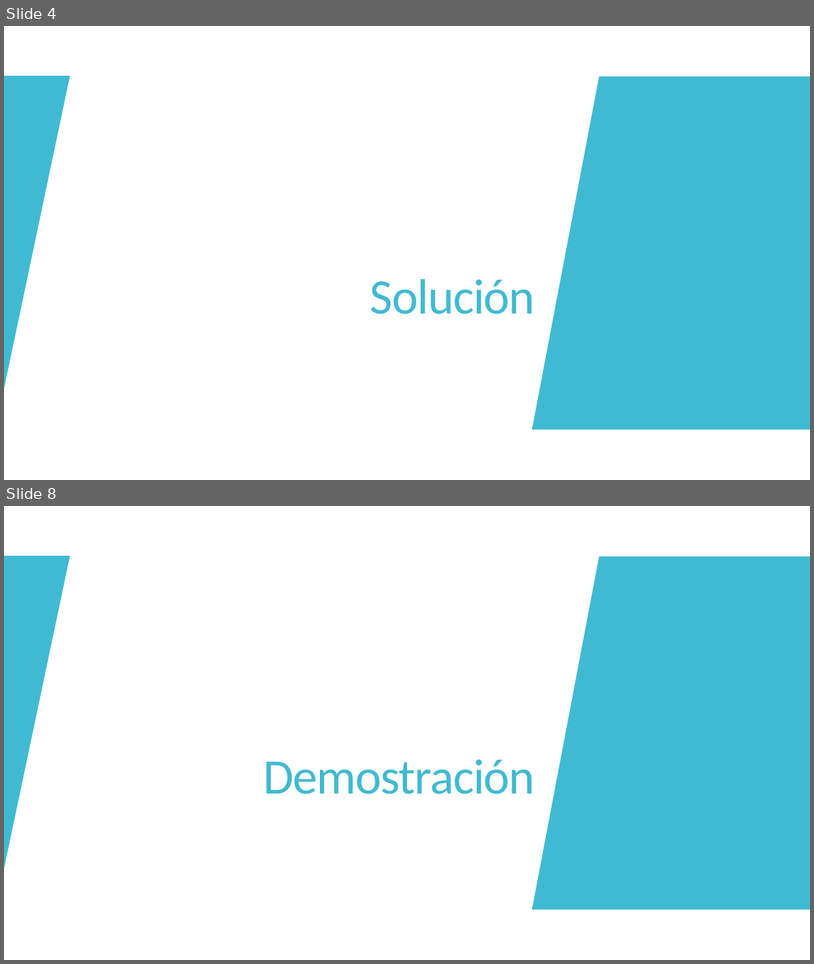
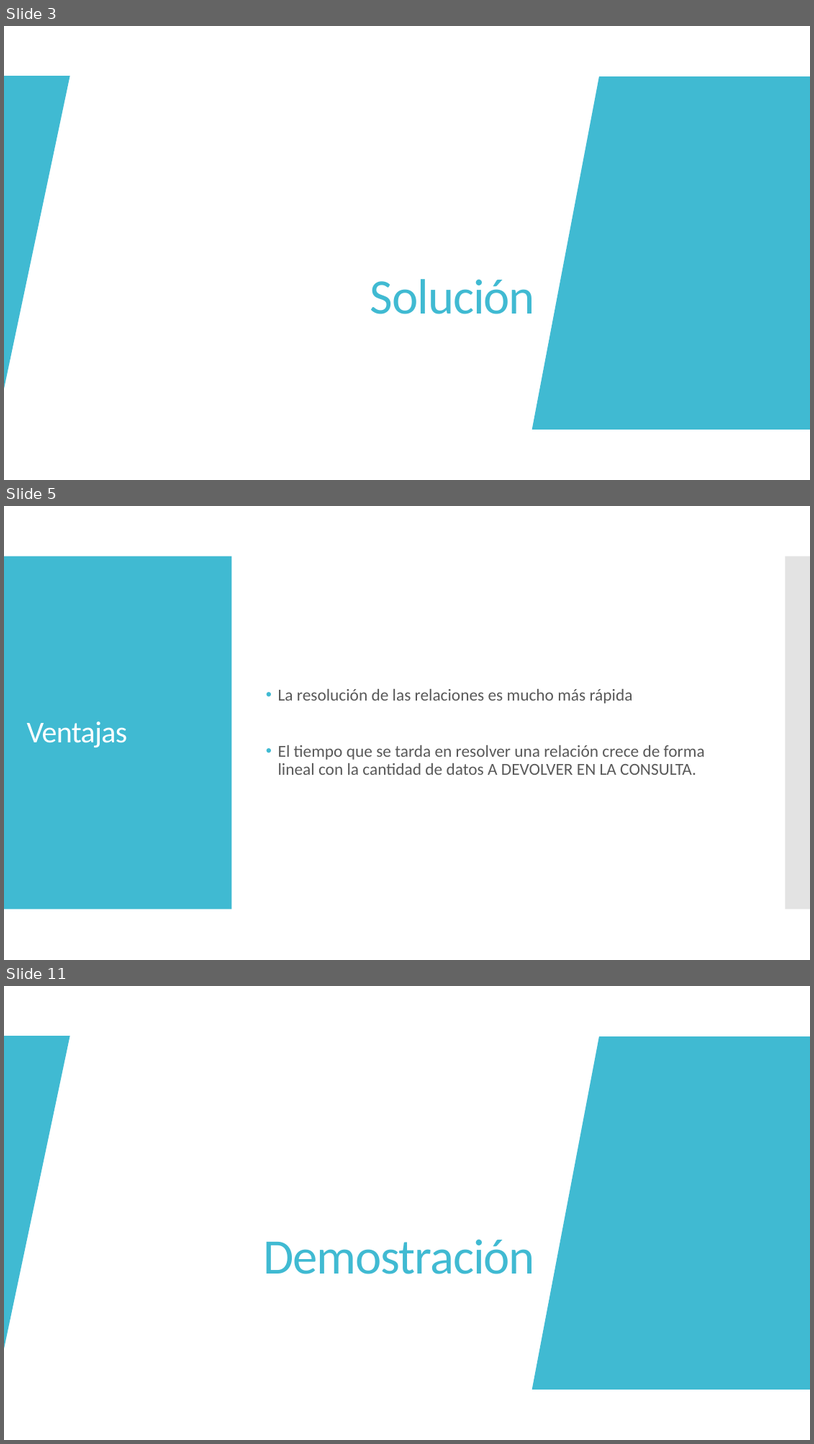
Before and after one commit to JuanCasado/ADVANCED_DATABASES, a slide deck: PRESENTATION/neo4j.pptx. Shown one above the other, each under a label of ours: slides 4 and 8 before the commit, slides 3, 5 and 11 after it; the slides between them are not shown. The pictures are 814x964 and 814x1444 pixels, drawn with LibreOffice and Linux fonts; fonts in the diff are those of the drawing. Boxes give left, top, right and bottom in pixels: in the first picture for what was removed or moved away, otherwise in the second. Text is boxed around its words. In the diff, an @@ line names an element or a change of style, - is before the commit and + after.

```diff
--- a/PRESENTATION/neo4j.pptx
+++ b/PRESENTATION/neo4j.pptx
@@ slide 5 added at (4, 506, 810, 960), background #FFFFFF; not listed: 2 template elements that a slide beside it also shows @@
@@ text added at (278, 689, 705, 775), 20 pt, text #595959 @@
+• La resolución de las relaciones es mucho más rápida
+• El tiempo que se tarda en resolver una relación crece de forma lineal con la cantidad de datos A DEVOLVER EN LA CONSULTA.
@@ title added at (27, 721, 128, 747), 36 pt, text #FFFFFF @@
+Ventajas
@@ what was slide 4 is now slide 3 @@
@@ what was slide 8 is now slide 11 @@
```
Also in this commit, not shown: 2 slides changed, 6 other slides added, 4 slides removed, 9 other files.
